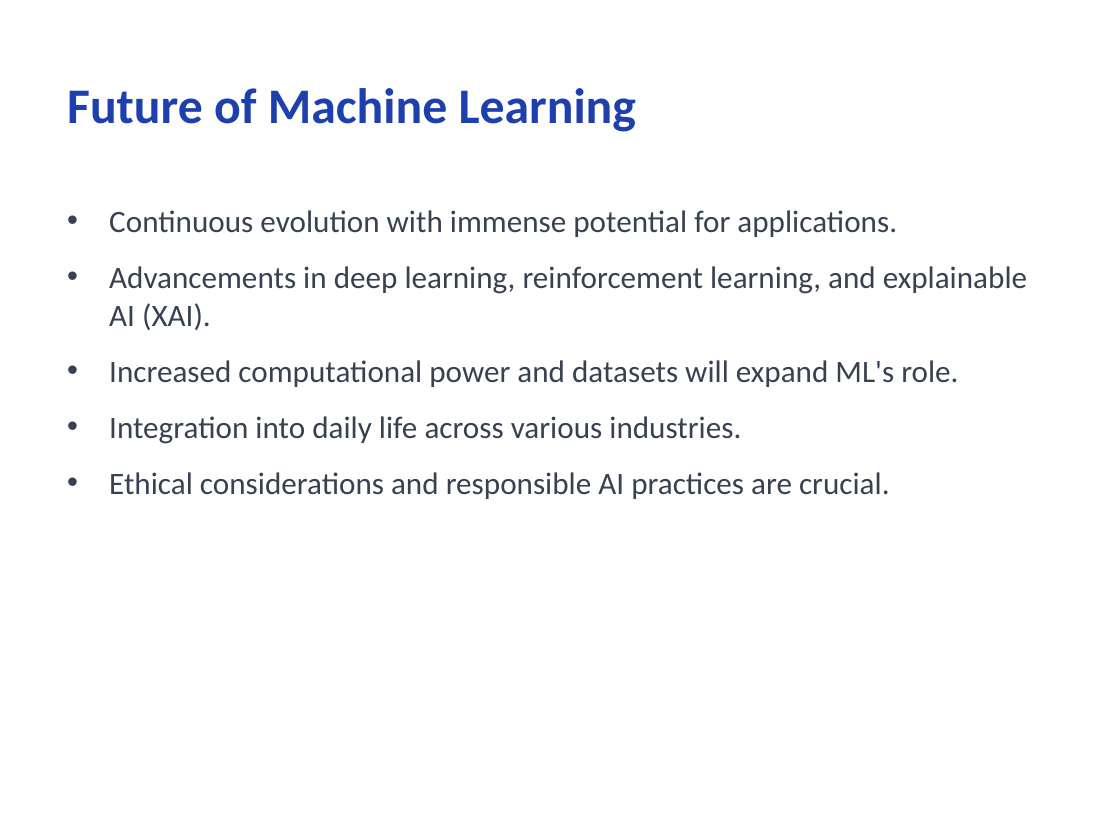
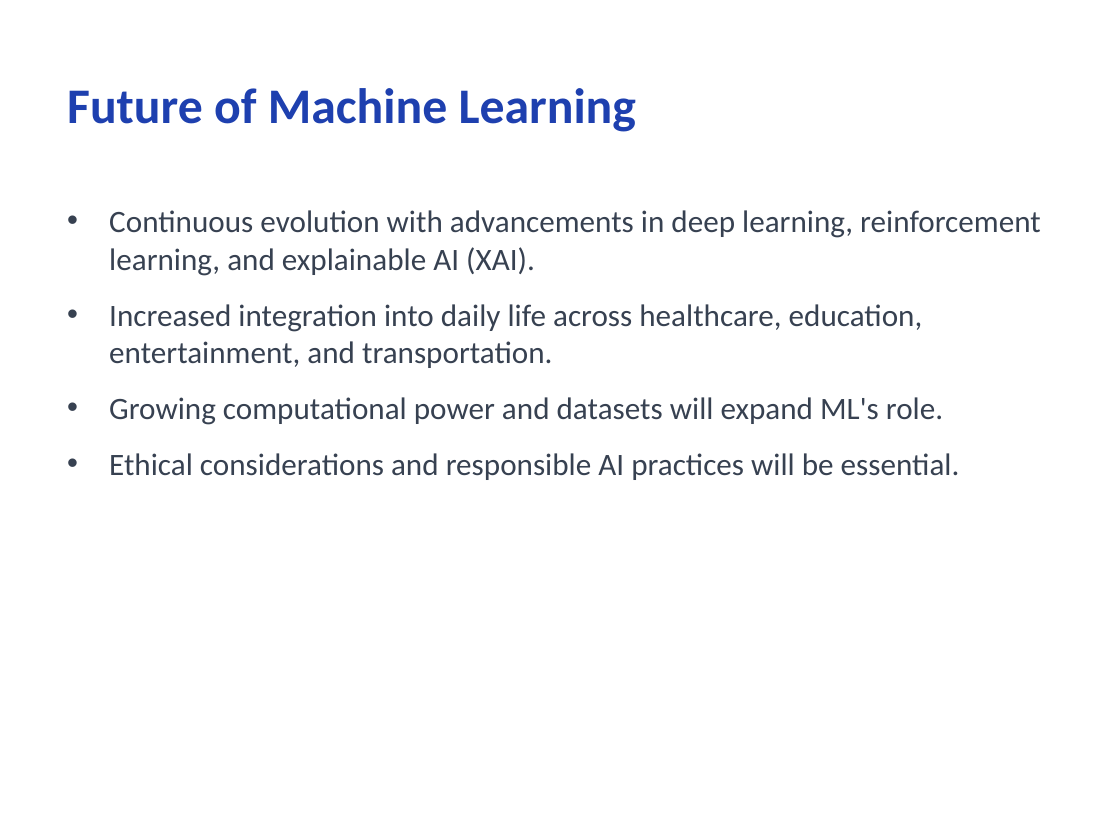
Before and after one commit to CodeByMonil/Lecture-Notes-Processor, a slide deck: slide 11 of outputs/slides/monil_ML-Note.pptx. Drawn at 1120x840 pixels with LibreOffice and Linux fonts; fonts in the diff are those of the drawing. Boxes give left, top, right and bottom in pixels: in the first picture for what was removed or moved away, otherwise in the second. Text is boxed around its words. In the diff, an @@ line names an element or a change of style, - is before the commit and + after.

```diff
--- a/outputs/slides/monil_ML-Note.pptx
+++ b/outputs/slides/monil_ML-Note.pptx
@@ text at (109,210,1041,480): text changed @@
-• Continuous evolution with immense potential for applications.
-• Advancements in deep learning, reinforcement learning, and explainable AI (XAI).
-• Increased computational power and datasets will expand ML's role.
-• Integration into daily life across various industries.
-• Ethical considerations and responsible AI practices are crucial.
+• Continuous evolution with advancements in deep learning, reinforcement learning, and explainable AI (XAI).
+• Increased integration into daily life across healthcare, education, entertainment, and transportation.
+• Growing computational power and datasets will expand ML's role.
+• Ethical considerations and responsible AI practices will be essential.
```
Also in this commit, not shown: 10 other slides changed, 24 other files.
